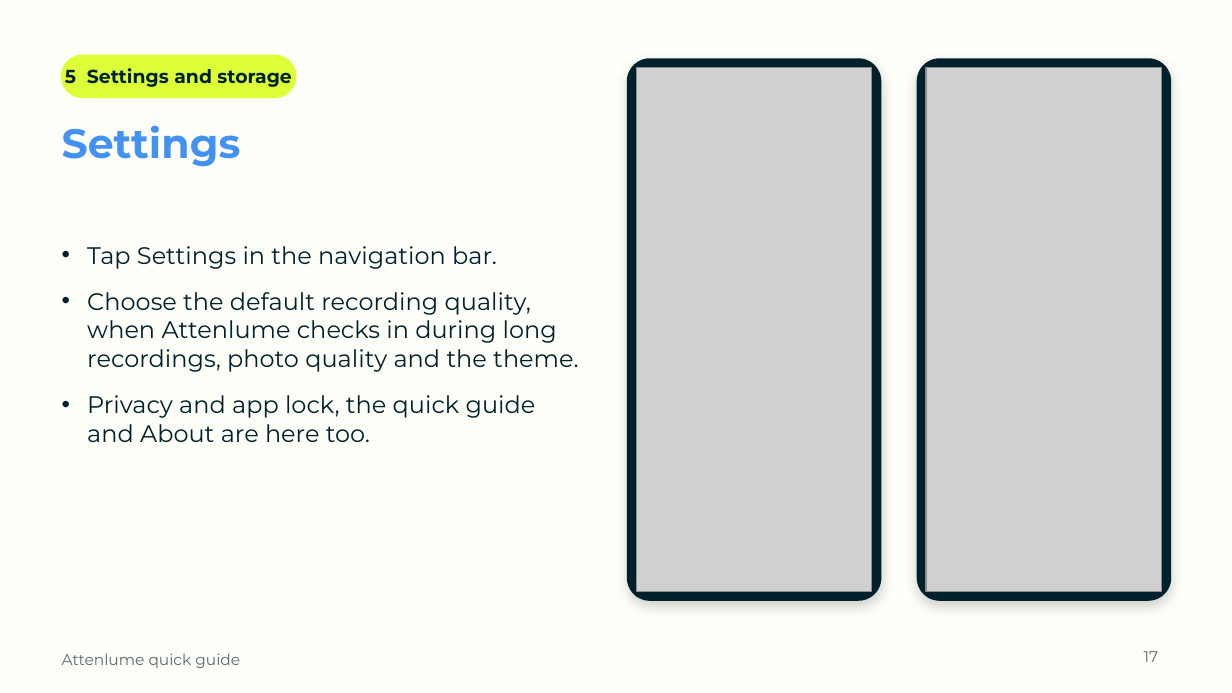
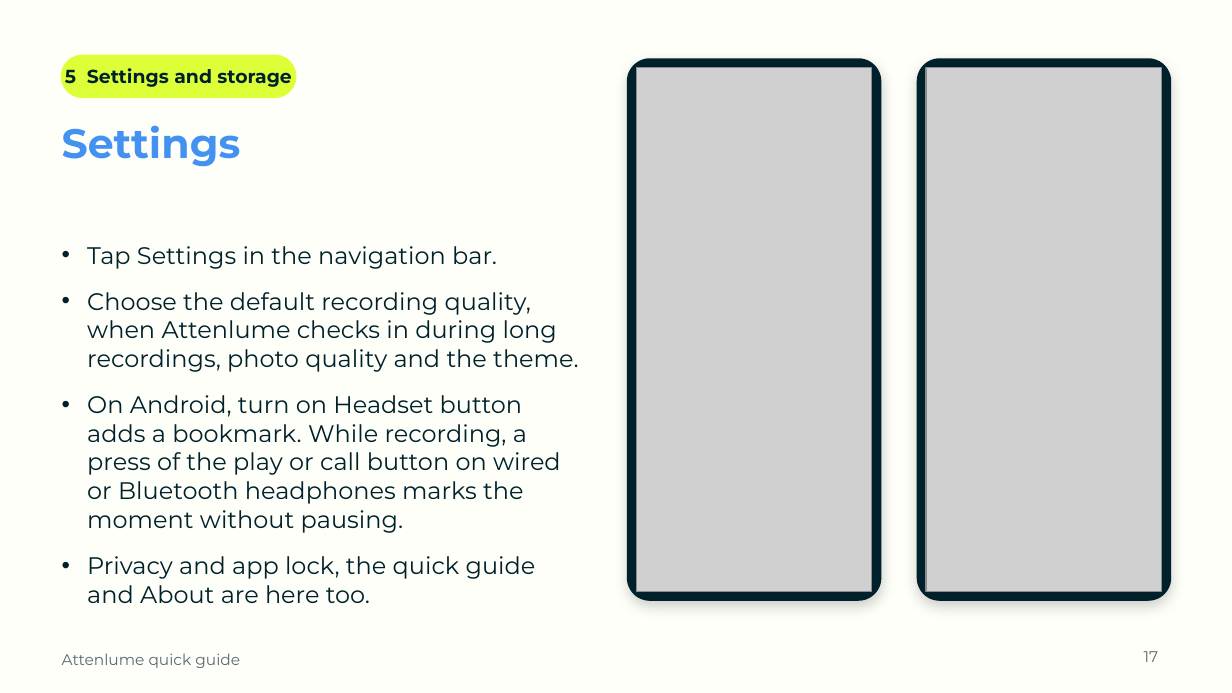
Before and after one commit to SamsonOluwaseun/attenlume, a slide deck: slide 17 of docs/user-guide/Attenlume-Quick-Guide.pptx. Drawn at 1232x693 pixels with LibreOffice and Linux fonts; fonts in the diff are those of the drawing; grey boxes stand for pictures; background and template pictures are left out. Boxes give left, top, right and bottom in pixels: in the first picture for what was removed or moved away, otherwise in the second. Text is boxed around its words. In the diff, an @@ line names an element or a change of style, - is before the commit and + after.

```diff
--- a/docs/user-guide/Attenlume-Quick-Guide.pptx
+++ b/docs/user-guide/Attenlume-Quick-Guide.pptx
@@ text at <box>87,395,561,533</box>: paragraph added @@
+• On Android, turn on Headset button adds a bookmark. While recording, a press of the play or call button on wired or Bluetooth headphones marks the moment without pausing.
```
Also in this commit, not shown: 2 other slides changed, 3 other files.
